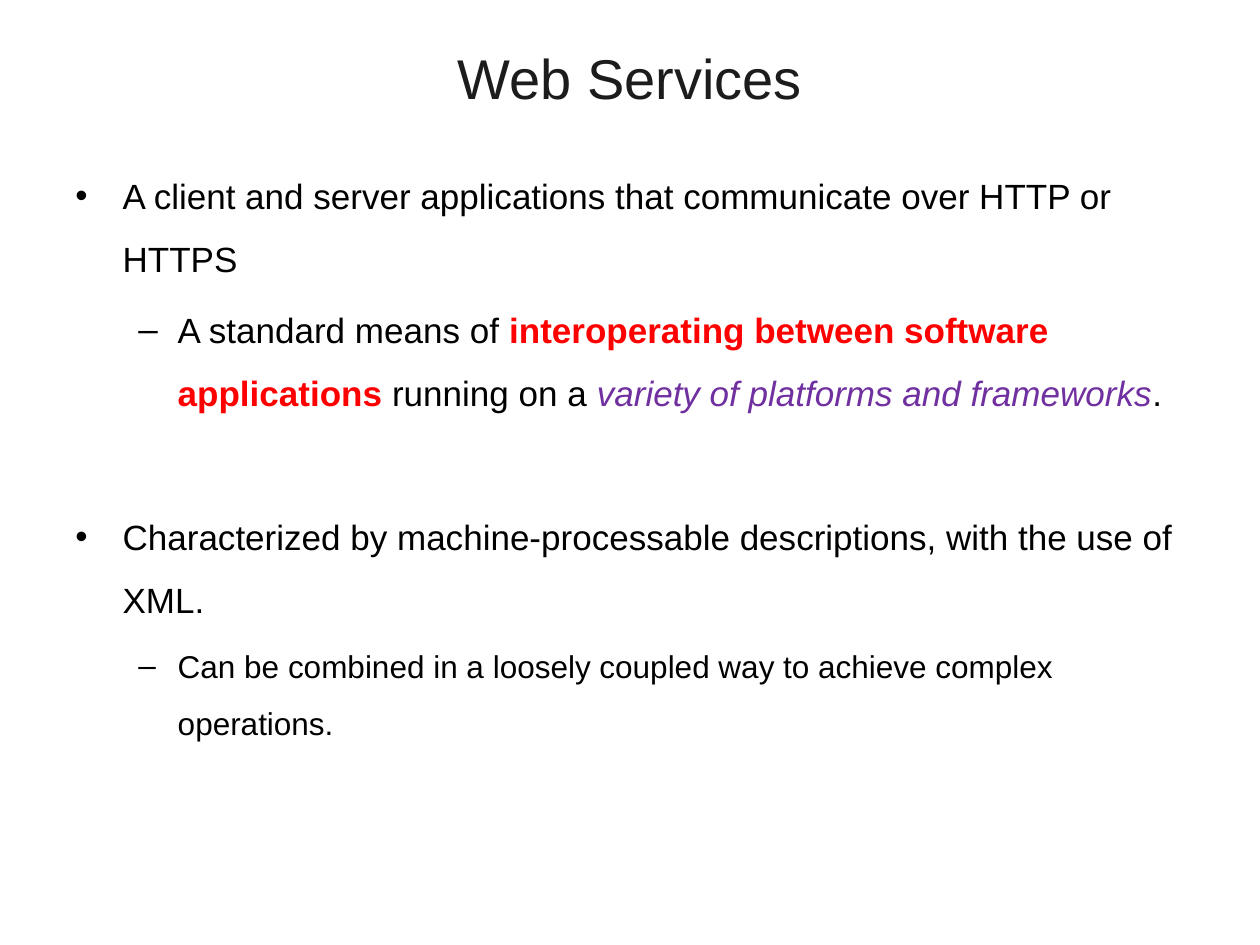
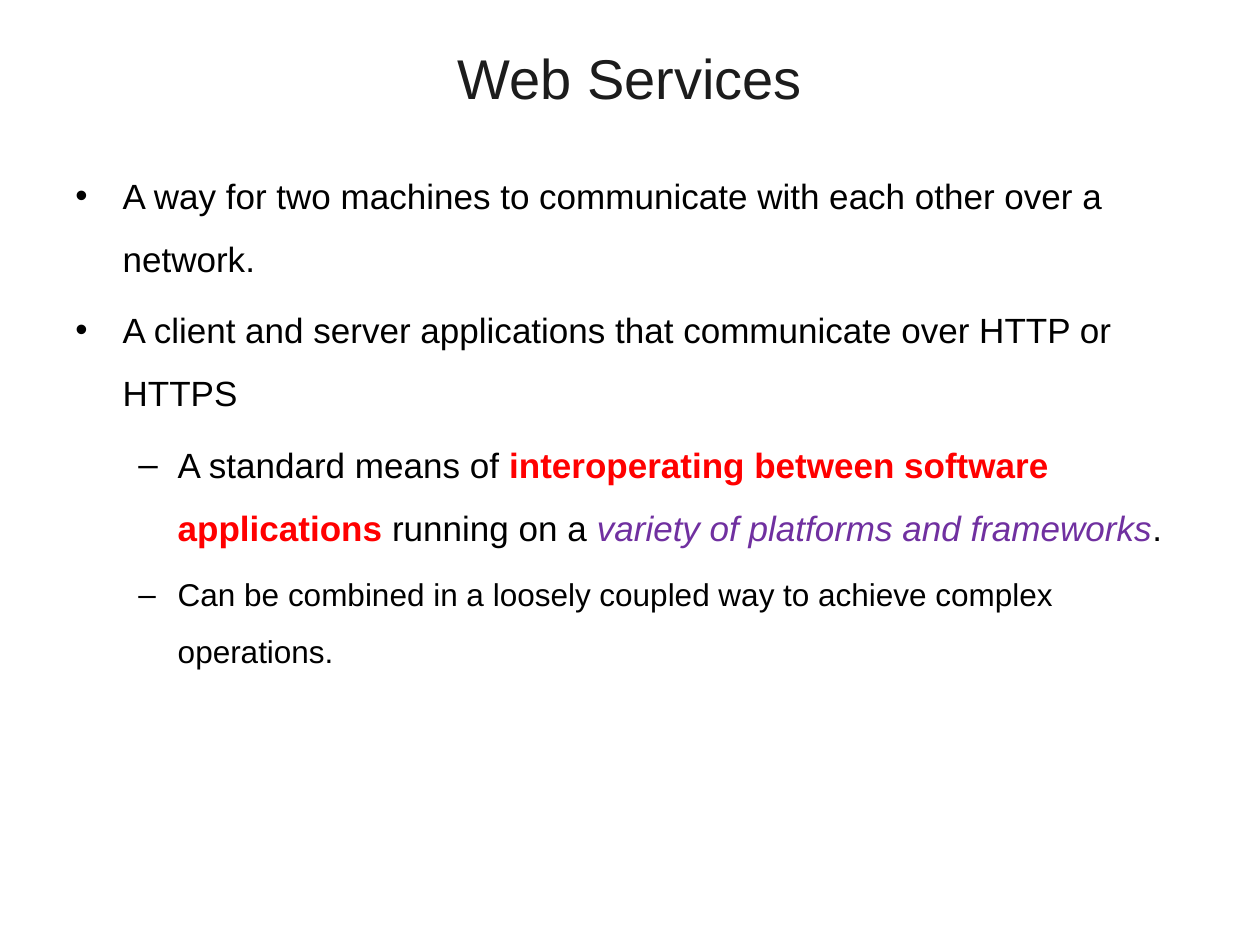
Before and after one commit to vatsanTraining/freshers_dec_2021, a slide deck: slide 2 of JAX_RS.ppt. Drawn at 1260x945 pixels with LibreOffice and Linux fonts; fonts in the diff are those of the drawing; background and template pictures are left out. Boxes give left, top, right and bottom in pixels: in the first picture for what was removed or moved away, otherwise in the second. Text is boxed around its words. In the diff, an @@ line names an element or a change of style, - is before the commit and + after.

```diff
--- a/JAX_RS.ppt
+++ b/JAX_RS.ppt
@@ text at [123,183,1101,273]: paragraph added @@
+• A way for two machines to communicate with each other over a network.
@@ text at [123,524,1172,613]: paragraph removed @@
-• Characterized by machine-processable descriptions, with the use of XML.
```
Also in this commit, not shown: 4 other slides changed, 15 slides added, 2 slides removed.
